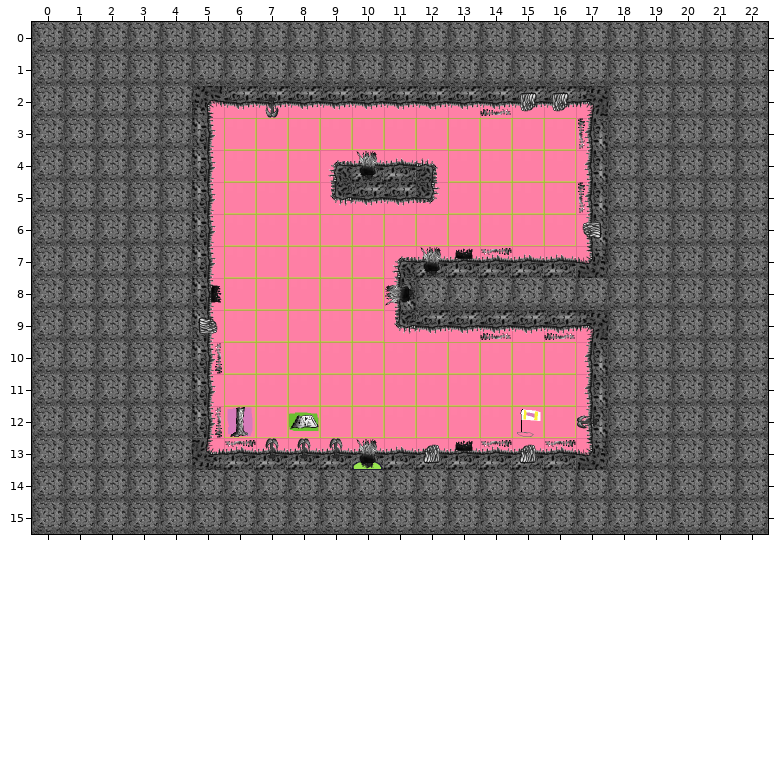
Level history. Tiled map: Project/Maps/crap a Travis/Level_09.tmx. The picture above is the old version.
Cells are 64x64 px. Shown: x 0..22, y 0..15.
Now the later version:
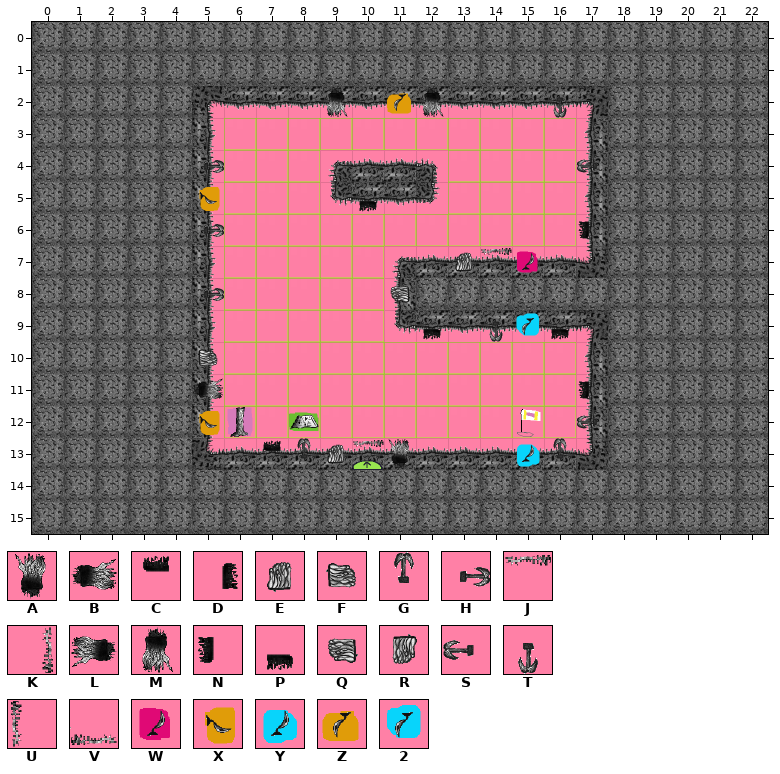
Key: from "Decorations": A 0, B 1, C 2, D 3, E 4, F 5, G 6, H 7, J 8, K 9, L 10, M 11, N 12, P 13, Q 14, R 15, S 16, T 17, U 18, V 19, W 20, X 23, Y 28, Z 33, 2 39.
_ is an empty cell.
Change:
{"where": "layer \"Ingredients\""}
{"y":2,"x":11,"old":"_","new":"Z"}
{"y":5,"x":5,"old":"_","new":"X"}
{"y":7,"x":15,"old":"_","new":"W"}
{"y":9,"x":15,"old":"_","new":"2"}
{"y":12,"x":5,"old":"_","new":"X"}
{"y":13,"x":15,"old":"_","new":"Y"}
{"where": "layer \"Decorations\""}
{"y":2,"x":7,"old":"T","new":"_"}
{"y":2,"x":9,"old":"_","new":"M"}
{"y":2,"x":12,"old":"_","new":"M"}
{"y":2,"x":14,"old":"VRR","new":"__T"}
{"y":3,"x":17,"old":"U","new":"_"}
{"y":4,"x":5,"old":"_","new":"H"}
{"y":4,"x":10,"old":"A","new":"_"}
{"y":4,"x":17,"old":"_","new":"S"}
{"y":5,"x":10,"old":"_","new":"P"}
{"y":5,"x":17,"old":"U","new":"_"}
{"y":6,"x":5,"old":"_","new":"H"}
{"y":6,"x":17,"old":"Q","new":"N"}
{"y":7,"x":12,"old":"AC","new":"_E"}
{"y":8,"x":5,"old":"D","new":"H"}
{"y":8,"x":11,"old":"L","new":"Q"}
{"y":9,"x":5,"old":"F","new":"_"}
{"y":9,"x":12,"old":"_","new":"P"}
{"y":9,"x":14,"old":"V","new":"T"}
{"y":9,"x":16,"old":"V","new":"P"}
{"y":10,"x":5,"old":"K","new":"F"}
{"y":11,"x":5,"old":"_","new":"B"}
{"y":11,"x":17,"old":"_","new":"N"}
{"y":12,"x":5,"old":"K","new":"_"}
{"y":13,"x":6,"old":"JG","new":"_C"}
{"y":13,"x":9,"old":"GA_ECJEJ","new":"EJA____G"}
